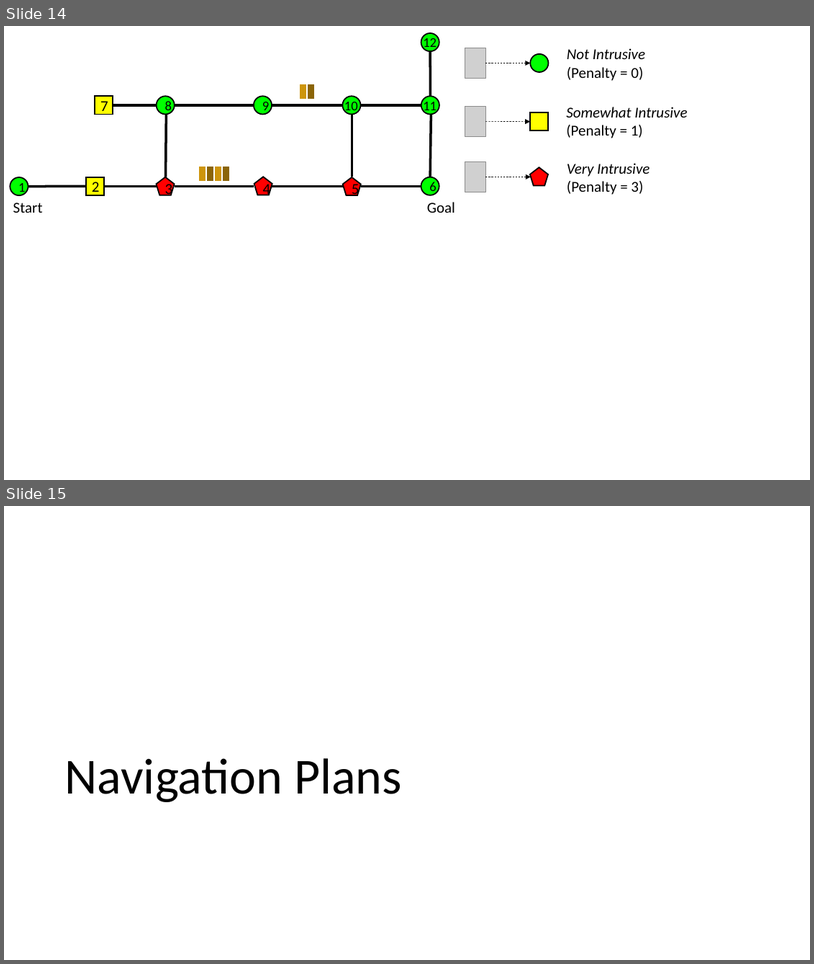
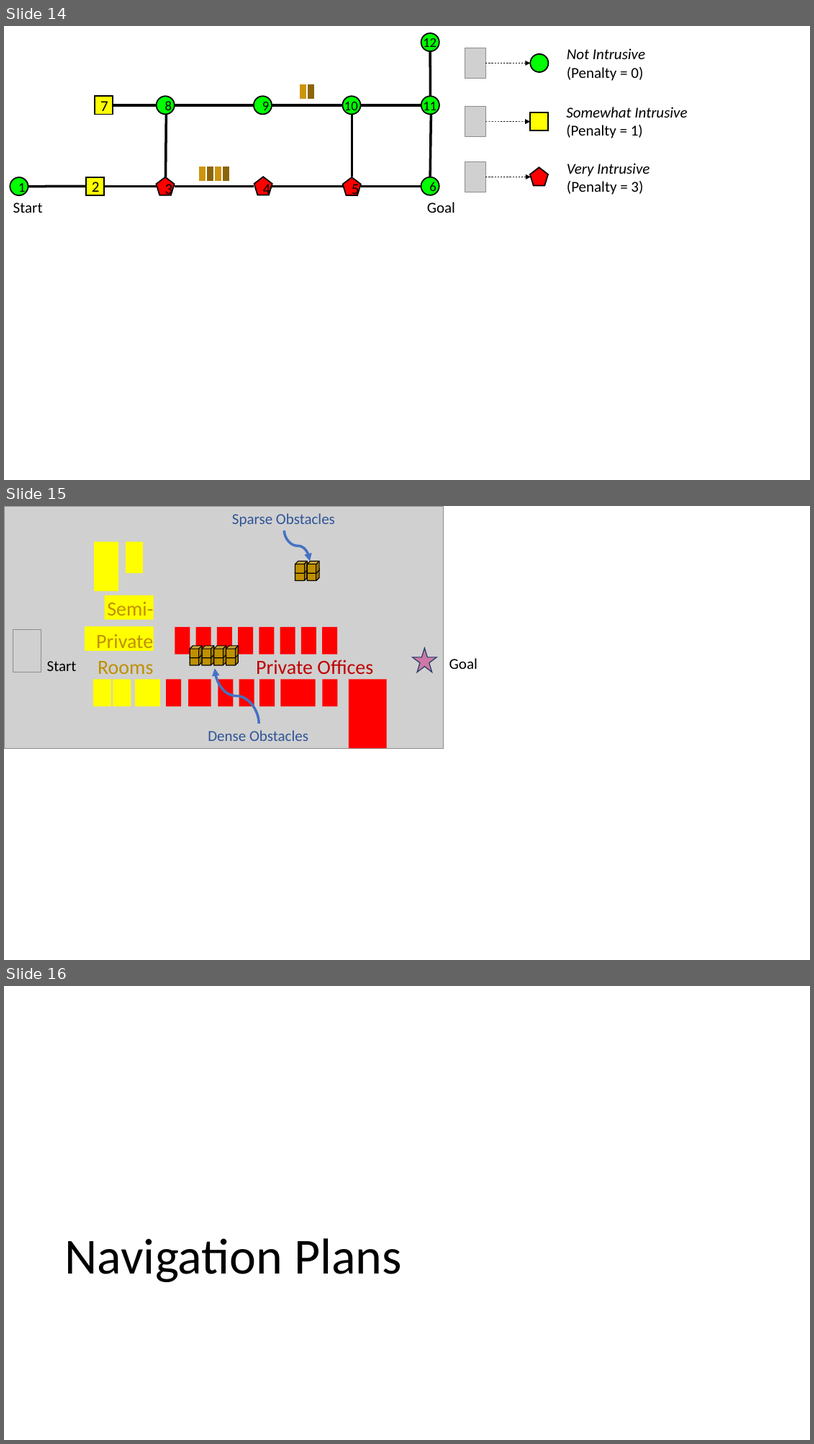
Before and after one commit to cmu-able/explainable-planning, a slide deck: XPlanningEvaluation/data/instruction/instruction-color-blind-friendly.pptx. Shown one above the other, each under a label of ours: slides 14 and 15 before the commit, slides 14, 15 and 16 after it. The pictures are 814x964 and 814x1444 pixels, drawn with LibreOffice and Linux fonts; fonts in the diff are those of the drawing; grey boxes stand for pictures. Boxes give left, top, right and bottom in pixels: in the first picture for what was removed or moved away, otherwise in the second. Text is boxed around its words. In the diff, an @@ line names an element or a change of style, - is before the commit and + after.

Commit message:
added obstacle labels to full map

```diff
--- a/XPlanningEvaluation/data/instruction/instruction-color-blind-friendly.pptx
+++ b/XPlanningEvaluation/data/instruction/instruction-color-blind-friendly.pptx
@@ slide 15 added at (x1=4, y1=506, x2=810, y2=960), background #FFFFFF @@
@@ picture added at (x1=4, y1=506, x2=444, y2=748) @@
@@ group added at (x1=232, y1=513, x2=335, y2=580): 4 cubes, 1 text, 1 curved arrow @@
+Sparse Obstacles
@@ text added at (x1=107, y1=602, x2=153, y2=620), 24 pt, text #BF9000 @@
+Semi-
@@ picture added at (x1=13, y1=630, x2=41, y2=672) @@
@@ group added at (x1=85, y1=542, x2=161, y2=706): 7 rectangles @@
@@ text added at (x1=96, y1=634, x2=153, y2=652), 24 pt, text #BF9000 @@
+Private
@@ star added at (x1=413, y1=648, x2=437, y2=672), fill #CC79A7, outline #203864 1 pt @@
@@ text added at (x1=47, y1=661, x2=77, y2=671), 18 pt, text #000000 @@
+Start
@@ text added at (x1=98, y1=661, x2=153, y2=674), 24 pt, text #BF9000 @@
+Rooms
@@ group added at (x1=190, y1=646, x2=309, y2=741): 8 cubes, 1 text, 1 curved arrow @@
+Dense Obstacles
@@ text added at (x1=256, y1=659, x2=373, y2=674), 24 pt, text #C00000 @@
+Private Offices
@@ text added at (x1=450, y1=658, x2=478, y2=669), 18 pt, text #000000 @@
+Goal
@@ group added at (x1=166, y1=627, x2=387, y2=748): 16 rectangles @@
@@ what was slide 15 is now slide 16 @@
```
Also in this commit, not shown: 2 other files.
